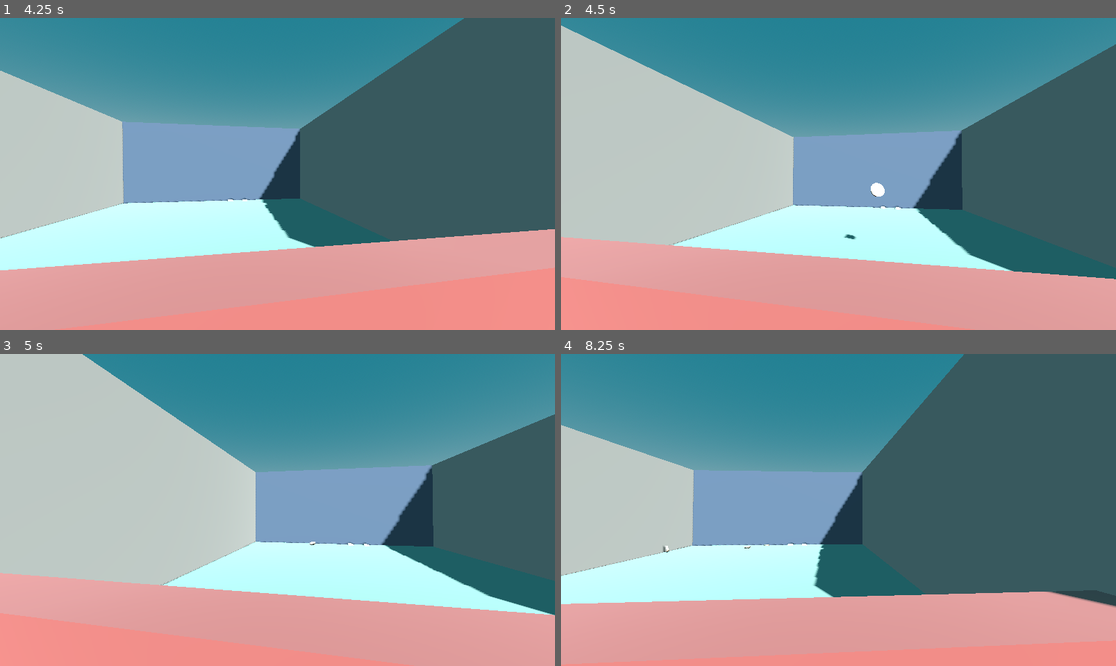
Above: before the commit, frames 1-4 (two rows, left to right).
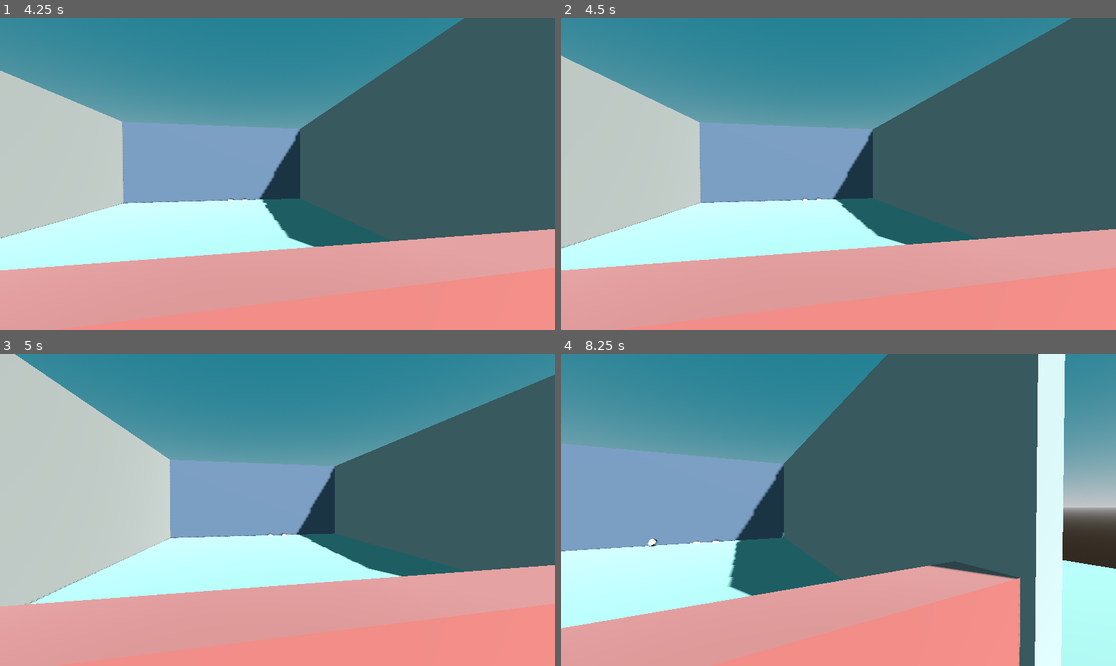
Above: after the commit, the same moments.

Repository: ADB4/CF37
Game: Godot game, scene res://scenes/main.tscn
Same seed, same stepped clock (60 frames per second), same inputs: the game is played once before the commit and once after it.
Inputs (mouse positions are in pixels of both pictures, inside the frame that each line leads up to):
- Up to frame 1 (4.25 s): tap Enter at 0.5 s; move the mouse to (305, 174) at 0.52 s; press the mouse at (305, 174) at 0.53 s; hold D (move_right) 0.53-1.28 s; move the mouse to (249, 174) at 1.27 s; release the mouse at (249, 174) at 1.28 s; hold Left (move_left) 1.28-2.03 s; click (249, 174) at 1.35 s; move the mouse to (288, 167) at 2.02 s; press the mouse at (288, 167) at 2.03 s; hold D (move_right) 2.03-3.53 s; move the mouse to (271, 180) at 2.77 s; release the mouse at (271, 180) at 2.78 s; click (271, 180) at 2.85 s; tap R (restart) at 3.5 s; move the mouse to (316, 177) at 3.52 s; press the mouse at (316, 177) at 3.53 s; hold Left (move_left) from 3.53 s (still down); tap Escape (pause) at 4.15 s
- Up to frame 2 (4.5 s): keep holding Left (move_left); move the mouse to (794, 170) at 4.27 s; release the mouse at (794, 170) at 4.28 s; click (794, 170) at 4.35 s
- Up to frame 3 (5 s): keep holding Left (move_left); tap R (restart) at 4.9 s
- Up to frame 4 (8.25 s): move the mouse to (844, 510) at 5.02 s; press the mouse at (844, 510) at 5.03 s; move the mouse to (816, 503) at 5.77 s; release Left (move_left) at 5.78 s; release the mouse at (816, 503) at 5.78 s; hold D (move_right) 5.78-8.03 s; click (816, 503) at 5.85 s; move the mouse to (866, 510) at 6.52 s; press the mouse at (866, 510) at 6.53 s; move the mouse to (810, 510) at 7.27 s; release the mouse at (810, 510) at 7.28 s; click (810, 510) at 7.35 s; move the mouse to (849, 503) at 8.02 s; press the mouse at (849, 503) at 8.03 s; hold Left (move_left) from 8.03 s (still down)

Frame 1 is identical in both runs. In frame 2, 30% of the frame differs, in the area x 0-100%, y 0-86%; in frame 3, 29%; in frame 4, 42%, in the area x 0-100%, y 0-100%.

Commit message:
fixing mouse pointer release bug

Diff:
--- a/scripts/main.gd
+++ b/scripts/main.gd
@@ -23,16 +23,3 @@
 
 func _on_pie_thrown(pie: PieProjectile) -> void:
 	print("=== pie_thrown (speed %.1f)" % pie.linear_velocity.length())
-
-func _process(_delta: float) -> void:
-	var axis := Input.get_axis("move_left", "move_right")
-	if absf(axis) > 0.01:
-		print("Move axis: %.1f" % axis)
-
-func _unhandled_input(event: InputEvent) -> void:
-	if event.is_action_pressed("throw"):
-		print("throw pressed")
-	if event.is_action_pressed("restart"):
-		print("restart pressed")
-	if event.is_action_pressed("pause"):
-		print("pause pressed")
--- a/scripts/player_controller.gd
+++ b/scripts/player_controller.gd
@@ -53,6 +53,9 @@
 	var axis := Input.get_axis("move_left", "move_right")
 	position.x = clampf(position.x + axis * move_speed * delta, min_x, max_x)
 
+# runs once per input event
+# godot processes input in a pipeline with multiple stages, each stage gives first dibs
+# the order is generally: _shortcut_input -> _input -> gui controls -> _unhandled_key_input -> _unhandled_input
 func _unhandled_input(event: InputEvent) -> void:
 	if event is InputEventMouseMotion and Input.mouse_mode == Input.MOUSE_MODE_CAPTURED:
 		_yaw = clampf(
@@ -68,6 +71,15 @@
 		rotation.y = _yaw
 		_camera.rotation.x = _pitch
 
+	# release pointer lock
+	if event.is_action_pressed("pause") and Input.mouse_mode == Input.MOUSE_MODE_CAPTURED:
+		Input.mouse_mode = Input.MOUSE_MODE_VISIBLE
+		if _charging:
+			_cancel_charge()
+		get_viewport().set_input_as_handled()
+		return
+
+	# pointer re-capture
 	if event is InputEventMouseButton and event.pressed and Input.mouse_mode != Input.MOUSE_MODE_CAPTURED:
 		Input.mouse_mode = Input.MOUSE_MODE_CAPTURED
 		get_viewport().set_input_as_handled()
